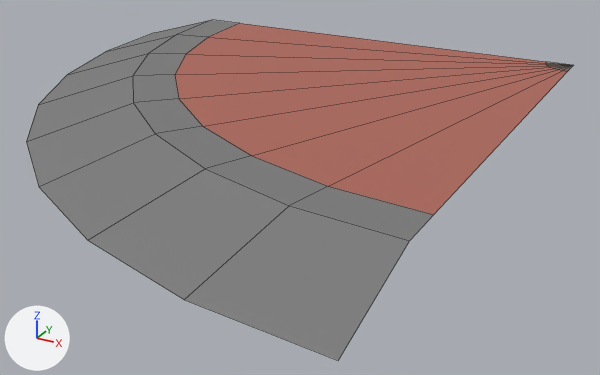
What one commit did to the FBX model src/Assets/Models/Map/SidewalkCorner.fbx.
Rendered twice from a 50 mm camera at (1.58, -2.2, 0.94) aimed at (0.33, 0.07, -0.19). The lights are fixed; the arrows at lower left show +X, +Y and +Z. Mesh edges are drawn as thin lines.

Script lines for the objects in view, before the commit:
```python
me_cylinder_002 = bpy.data.meshes.new('Cylinder.002')
me_cylinder_002.from_pydata(...)  # 37 vertices, 32 faces; spans x -1.0..1.0, y -1.0..1.0, z 0.0..0.1
# faces by material slot: [8, 16, 8]
me_cylinder_002.materials.append(mat_sidewalk)  # brown #ad6659
me_cylinder_002.materials.append(mat_slope)  # grey #7a7a7a
me_cylinder_002.materials.append(mat_land)  # brown #745f56
ob_sidewalkcorner = bpy.data.objects.new('SidewalkCorner', me_cylinder_002)
ob_sidewalkcorner.location = (0.0, 0.0, 0.0)
```
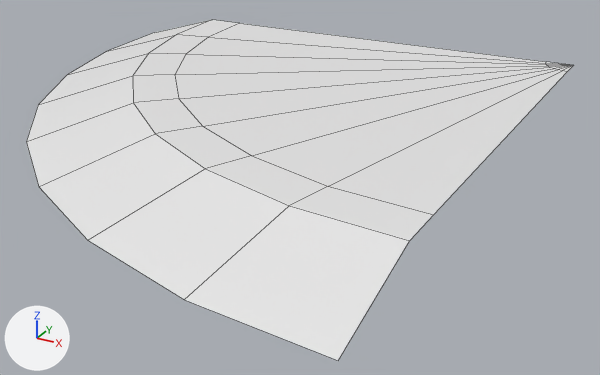
The change in detail:
me_cylinder_002 has 37 vertices, 32 faces and spans x -1.0..1.0, y -1.0..1.0, z 0.0..0.1.
me_cylinder_002 is used by ob_sidewalkcorner; location (0.0, 0.0, 0.0).
me_cylinder_002 part 1: all 8 faces that had it switch from mat_sidewalk (brown #ad6659) to no material.
me_cylinder_002 part 2: all 16 faces that had it switch from mat_slope (grey #7a7a7a) to no material.
me_cylinder_002 part 3: all 8 faces that had it switch from mat_land (brown #745f56) to no material.

Changed parts and their boxes [x1, y1, x2, y2] in the pictures (600 x 375 px):
part 1 of me_cylinder_002, recoloured (brown to white)
    both: [175, 23, 567, 215]
part 2 of me_cylinder_002, recoloured (grey to white)
    both: [26, 20, 433, 360]
part 3 of me_cylinder_002, recoloured (brown to grey)
    both: [546, 62, 573, 72]
